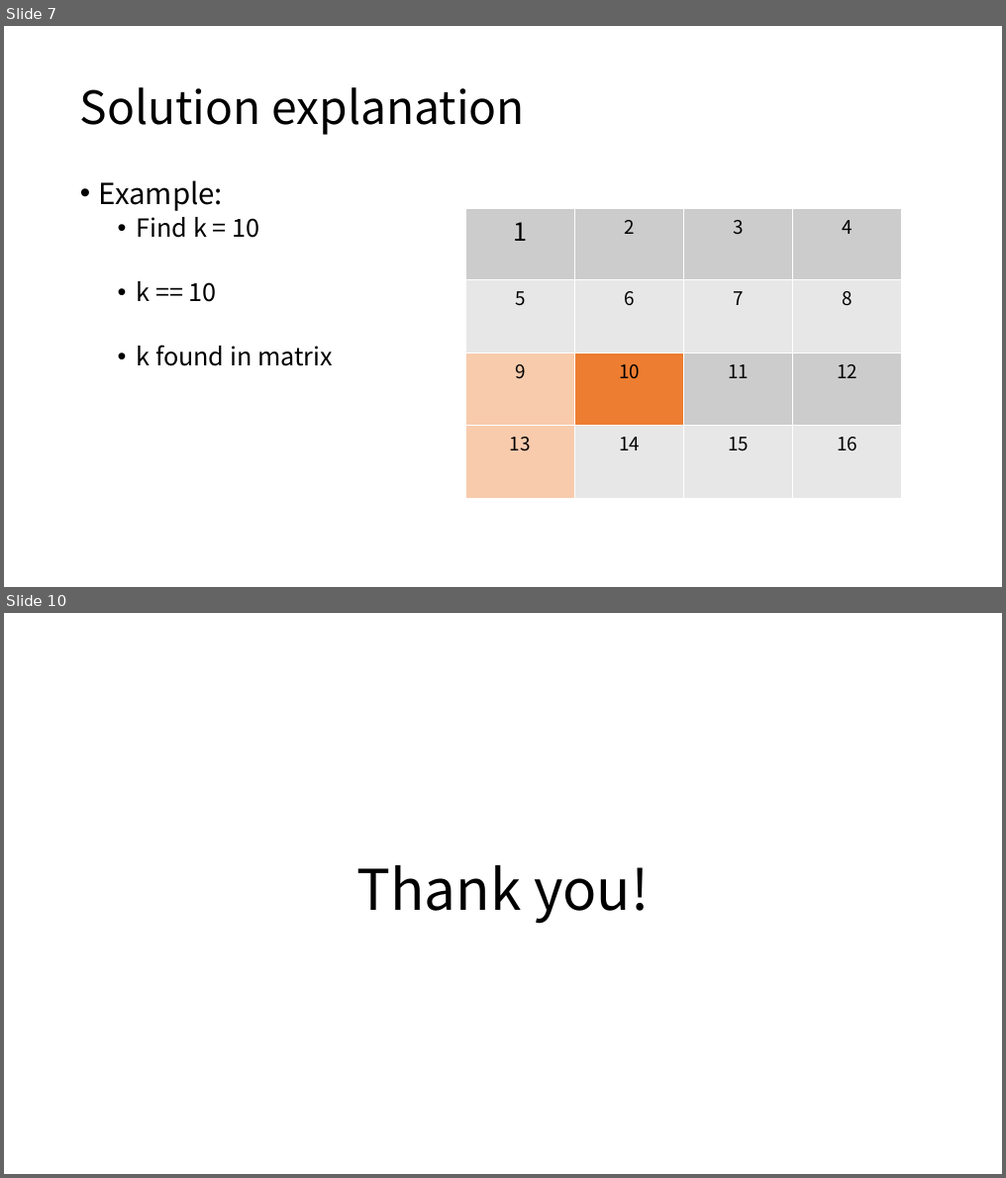
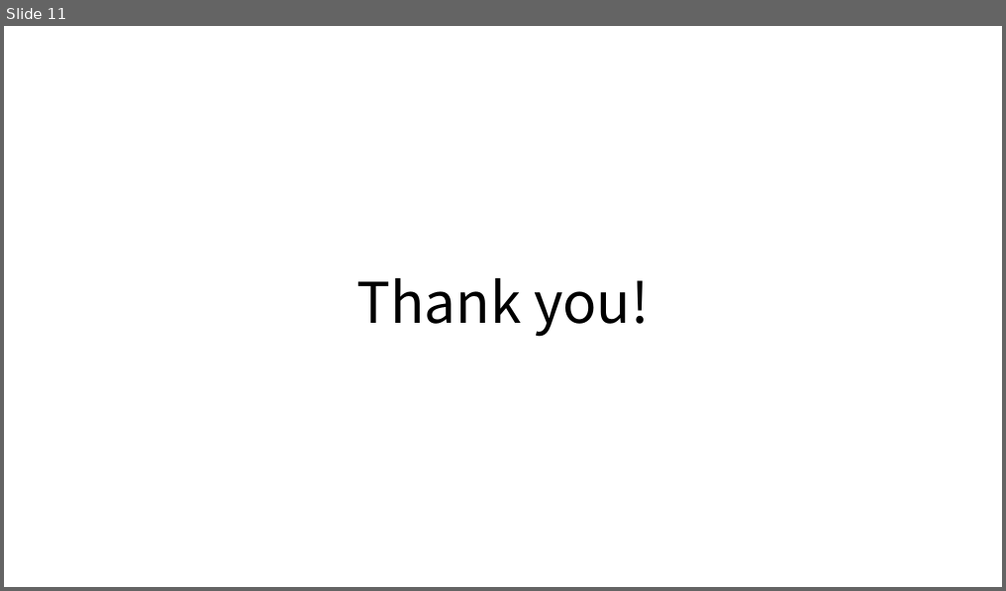
Before and after one commit to gdlee412/Problem-Solving-Techniques, a slide deck: 자료/Report template/Report for exercise or homework.pptx. Shown one above the other, each under a label of ours: slides 7 and 10 before the commit, slide 11 after it; the slides between them are not shown. The pictures are 1006x1178 and 1006x591 pixels, drawn with LibreOffice and Linux fonts; fonts in the diff are those of the drawing. Boxes give left, top, right and bottom in pixels: in the first picture for what was removed or moved away, otherwise in the second. Text is boxed around its words. In the diff, an @@ line names an element or a change of style, - is before the commit and + after.

```diff
--- a/자료/Report template/Report for exercise or homework.pptx
+++ b/자료/Report template/Report for exercise or homework.pptx
@@ slide 7 removed at [4,26,1002,587], background #FFFFFF @@
@@ title removed at [80,87,525,135] @@
-Solution explanation
@@ text removed at [99,180,333,367] @@
-• Example:
-  • Find k = 10
-  • k == 10
-  • k found in matrix
@@ table removed at [466,209,903,498], 4 rows, 4 columns @@
-1 | 2 | 3 | 4
-5 | 6 | 7 | 8
-9 | 10 | 11 | 12
-13 | 14 | 15 | 16
@@ what was slide 10 is now slide 11 @@
```
Also in this commit, not shown: 4 slides changed, 6 slides added, 4 other slides removed, 1 other file.
